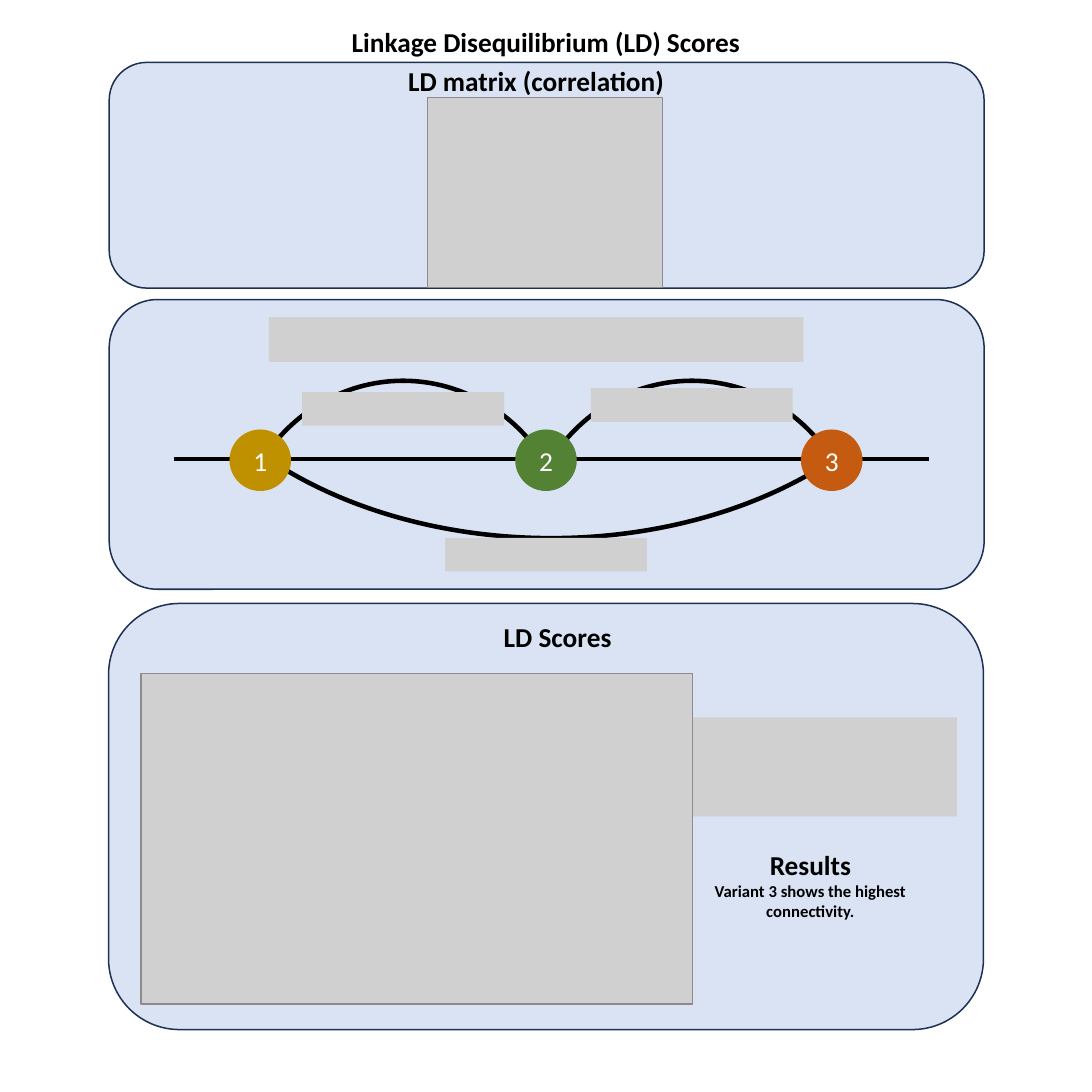
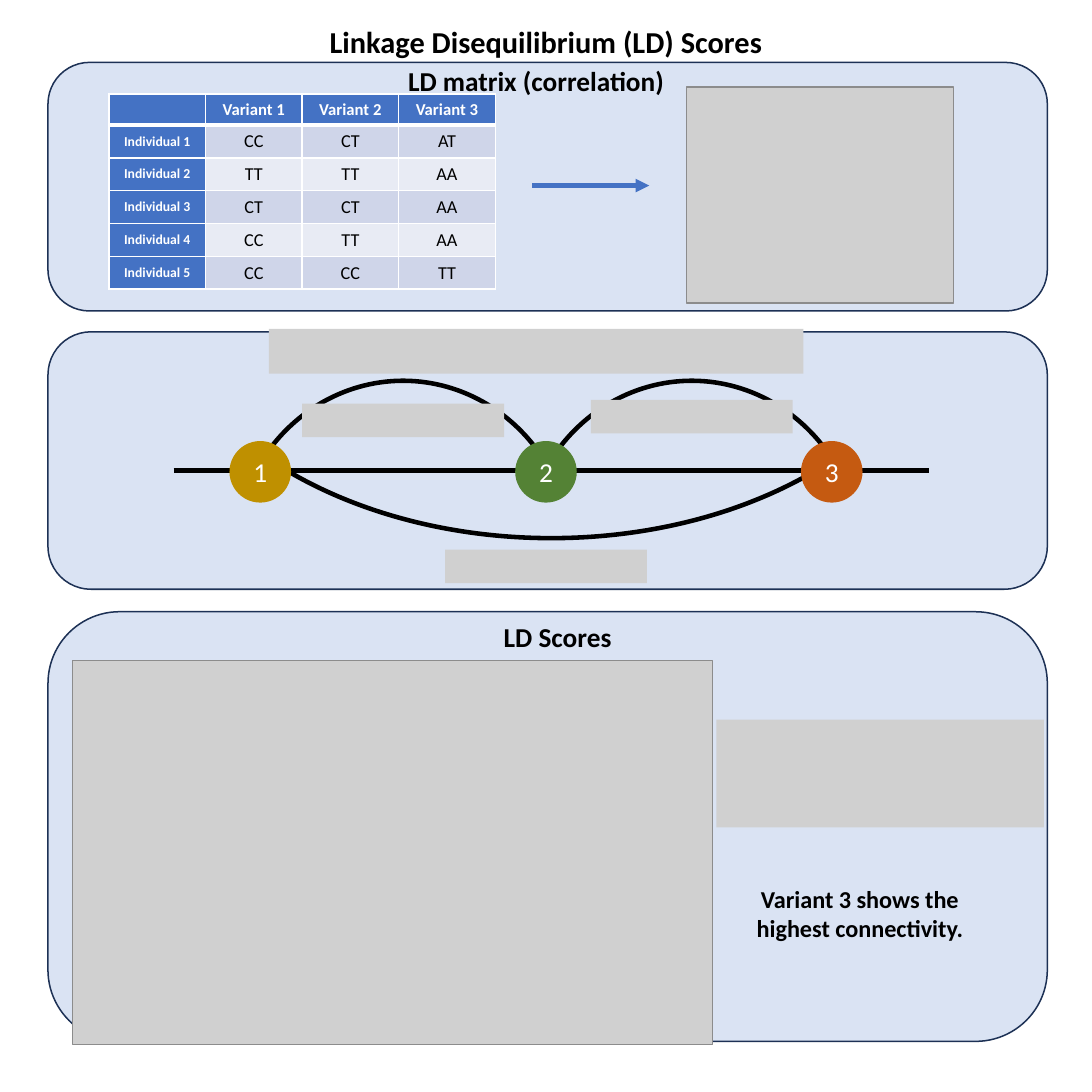
Before and after one commit to StatFunGen/statgen-prerequisites, a slide deck: slide 5 of graphical_summary/slides.pptx. Drawn at 1092x1092 pixels with LibreOffice and Linux fonts; fonts in the diff are those of the drawing; grey boxes stand for pictures. Boxes give left, top, right and bottom in pixels: in the first picture for what was removed or moved away, otherwise in the second. Text is boxed around its words. In the diff, an @@ line names an element or a change of style, - is before the commit and + after.

```diff
--- a/graphical_summary/slides.pptx
+++ b/graphical_summary/slides.pptx
@@ text "Linkage Disequilibrium (LD) Scores" at [330, 30, 762, 58]: size 18 to 20 pt @@
@@ rounded rectangle: place and size @@
-rounded rectangle at [109, 62, 984, 288]
+rounded rectangle at [48, 62, 1047, 311]
@@ picture: place and size @@
-picture at [428, 97, 663, 287]
+picture at [687, 87, 953, 304]
@@ table added at [109, 94, 494, 288], 6 rows, 4 columns @@
+ | Variant 1 | Variant 2 | Variant 3
+Individual 1 | CC | CT | AT
+Individual 2 | TT | TT | AA
+Individual 3 | CT | CT | AA
+Individual 4 | CC | TT | AA
+Individual 5 | CC | CC | TT
@@ arrow added from (532, 186) to (650, 186), #4472C4 3 pt @@
@@ rounded rectangle: place and size @@
-rounded rectangle at [109, 299, 984, 589]
+rounded rectangle at [48, 332, 1047, 590]
@@ 4 pictures, 3 ellipses, 1 line: place and size @@
-4 pictures, 3 ellipses, 1 line at [174, 317, 929, 572]
+4 pictures, 3 ellipses, 1 line at [174, 329, 929, 583]
@@ rounded rectangle: place and size @@
-rounded rectangle at [108, 604, 983, 1030]
+rounded rectangle at [48, 612, 1047, 1041]
@@ picture: place and size @@
-picture at [141, 673, 692, 1004]
+picture at [72, 661, 712, 1045]
@@ picture: place and size @@
-picture at [674, 717, 958, 817]
+picture at [716, 720, 1044, 828]
@@ text at [770, 856, 851, 876]: paragraph removed @@
-Results
@@ text "Variant 3 shows the highest ...": place and size @@
-text "Variant 3 shows the highest ..." at [715, 856, 906, 920]
+text "Variant 3 shows the highest ..." at [757, 891, 963, 941]
@@ text "Variant 3 shows the highest ..." at [757, 891, 963, 941]: size 11 to 16 pt @@
```
Also in this commit, not shown: 10 other slides changed, 55 other files.
